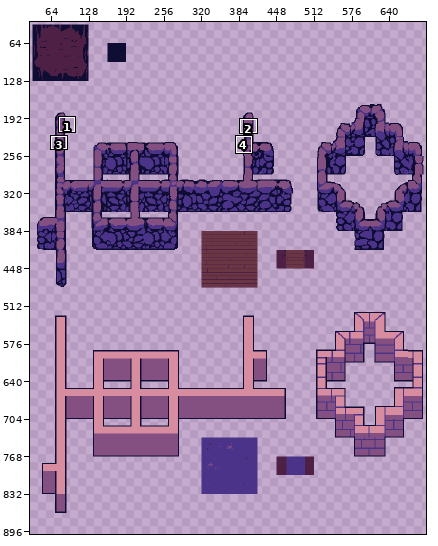
Two states of a pixel-art file, assets/pres/Tileset 1.aseprite. Above: a wide view before the commit, with the close-up outlined.
Close-up. Before the commit:
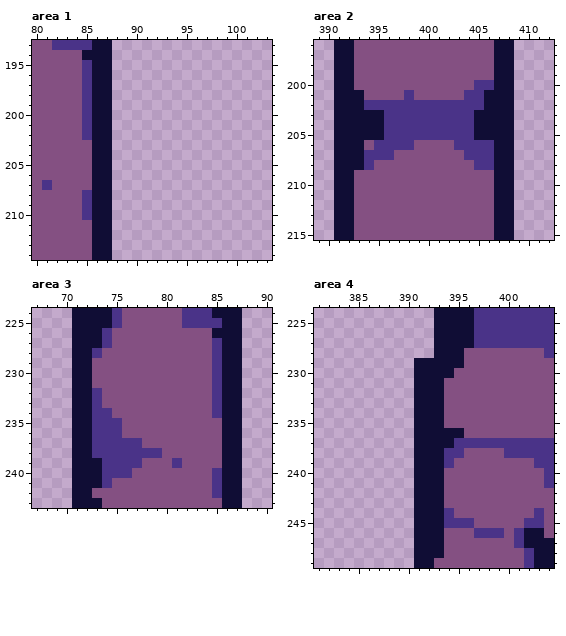
736x960 pixels, 1 frame. Shown: area 1: x 80..103, y 193..214; area 2: x 389..412, y 196..215; area 3: x 67..90, y 224..243; area 4: x 381..404, y 224..249. The wide view leaves out empty margins. The commit also changed other parts of the picture, which this record leaves out.
And afterwards:
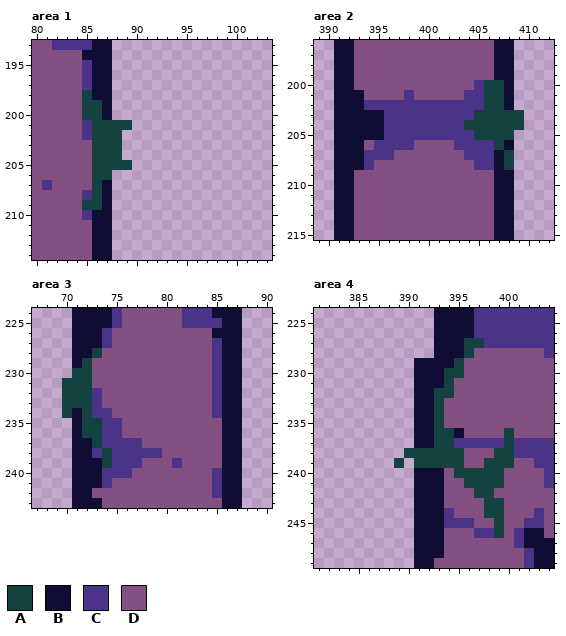
Palette (. is transparent): A #134240  B #100d35  C #4a3388  D #845082
Edits made:
{"where": "area 1, layer \"tilemap\""}
{"y":198,"x":85,"old":"C","new":"A"}
{"y":199,"x":85,"old":"CB","new":"AA"}
{"y":200,"x":85,"old":"CB","new":"AA"}
{"y":201,"x":86,"old":"BB..","new":"AAAA"}
{"y":202,"x":86,"old":"BB.","new":"AAA"}
{"y":203,"x":86,"old":"BB.","new":"AAA"}
{"y":204,"x":86,"old":"BB.","new":"AAA"}
{"y":205,"x":86,"old":"BB..","new":"AAAA"}
{"y":206,"x":86,"old":"BB","new":"AA"}
{"y":207,"x":86,"old":"B","new":"A"}
{"y":208,"x":86,"old":"B","new":"A"}
{"y":209,"x":85,"old":"CB","new":"AA"}
{"where": "area 2, layer \"tilemap\""}
{"y":200,"x":406,"old":"CB","new":"AA"}
{"y":201,"x":406,"old":"BB","new":"AA"}
{"y":202,"x":406,"old":"BB","new":"AA"}
{"y":203,"x":405,"old":"BBBB.","new":"AAAAA"}
{"y":204,"x":404,"old":"CBBBB.","new":"AAAAAA"}
{"y":205,"x":405,"old":"BBBB","new":"AAAA"}
{"y":206,"x":407,"old":"B","new":"A"}
{"y":207,"x":408,"old":"B","new":"A"}
{"y":208,"x":408,"old":"B","new":"A"}
{"where": "area 3, layer \"tilemap\""}
{"y":228,"x":73,"old":"C","new":"A"}
{"y":229,"x":72,"old":"B","new":"A"}
{"y":230,"x":71,"old":"BB","new":"AA"}
{"y":231,"x":70,"old":".BB","new":"AAA"}
{"y":232,"x":70,"old":".BB","new":"AAA"}
{"y":233,"x":70,"old":".BB","new":"AAA"}
{"y":234,"x":70,"old":".","new":"A"}
{"y":234,"x":72,"old":"B","new":"A"}
{"y":235,"x":72,"old":"BC","new":"AA"}
{"y":236,"x":72,"old":"BC","new":"AA"}
{"y":237,"x":73,"old":"C","new":"A"}
{"y":238,"x":74,"old":"C","new":"A"}
{"y":239,"x":74,"old":"C","new":"A"}
{"where": "area 4, layer \"tilemap\""}
{"y":227,"x":396,"old":"BC","new":"AA"}
{"y":228,"x":396,"old":"D","new":"A"}
{"y":229,"x":395,"old":"B","new":"A"}
{"y":230,"x":394,"old":"BD","new":"AA"}
{"y":231,"x":394,"old":"D","new":"A"}
{"y":232,"x":393,"old":"BD","new":"AA"}
{"y":233,"x":393,"old":"B","new":"A"}
{"y":234,"x":393,"old":"B","new":"A"}
{"y":235,"x":393,"old":"B","new":"A"}
{"y":236,"x":393,"old":"BB","new":"AA"}
{"y":236,"x":400,"old":"D","new":"A"}
{"y":237,"x":393,"old":"BB","new":"AA"}
{"y":237,"x":400,"old":"C","new":"A"}
{"y":238,"x":390,"old":".BBBCC","new":"AAAAAA"}
{"y":238,"x":399,"old":"DC","new":"AA"}
{"y":239,"x":389,"old":".","new":"A"}
{"y":239,"x":391,"old":"BBBCD","new":"AAAAA"}
{"y":239,"x":398,"old":"DDD","new":"AAA"}
{"y":240,"x":395,"old":"DDDDD","new":"AAAAA"}
{"y":241,"x":396,"old":"DDDD","new":"AAAA"}
{"y":242,"x":397,"old":"DD","new":"AA"}
{"y":243,"x":398,"old":"DD","new":"AA"}
{"y":244,"x":398,"old":"DD","new":"AA"}
{"y":245,"x":399,"old":"D","new":"A"}
{"y":246,"x":399,"old":"C","new":"A"}
{"label":"changed","picture_box":[82,90,132,210]}
{"label":"changed","picture_box":[464,80,524,170]}
{"label":"changed","picture_box":[62,348,112,468]}
{"label":"changed","picture_box":[394,338,514,538]}
